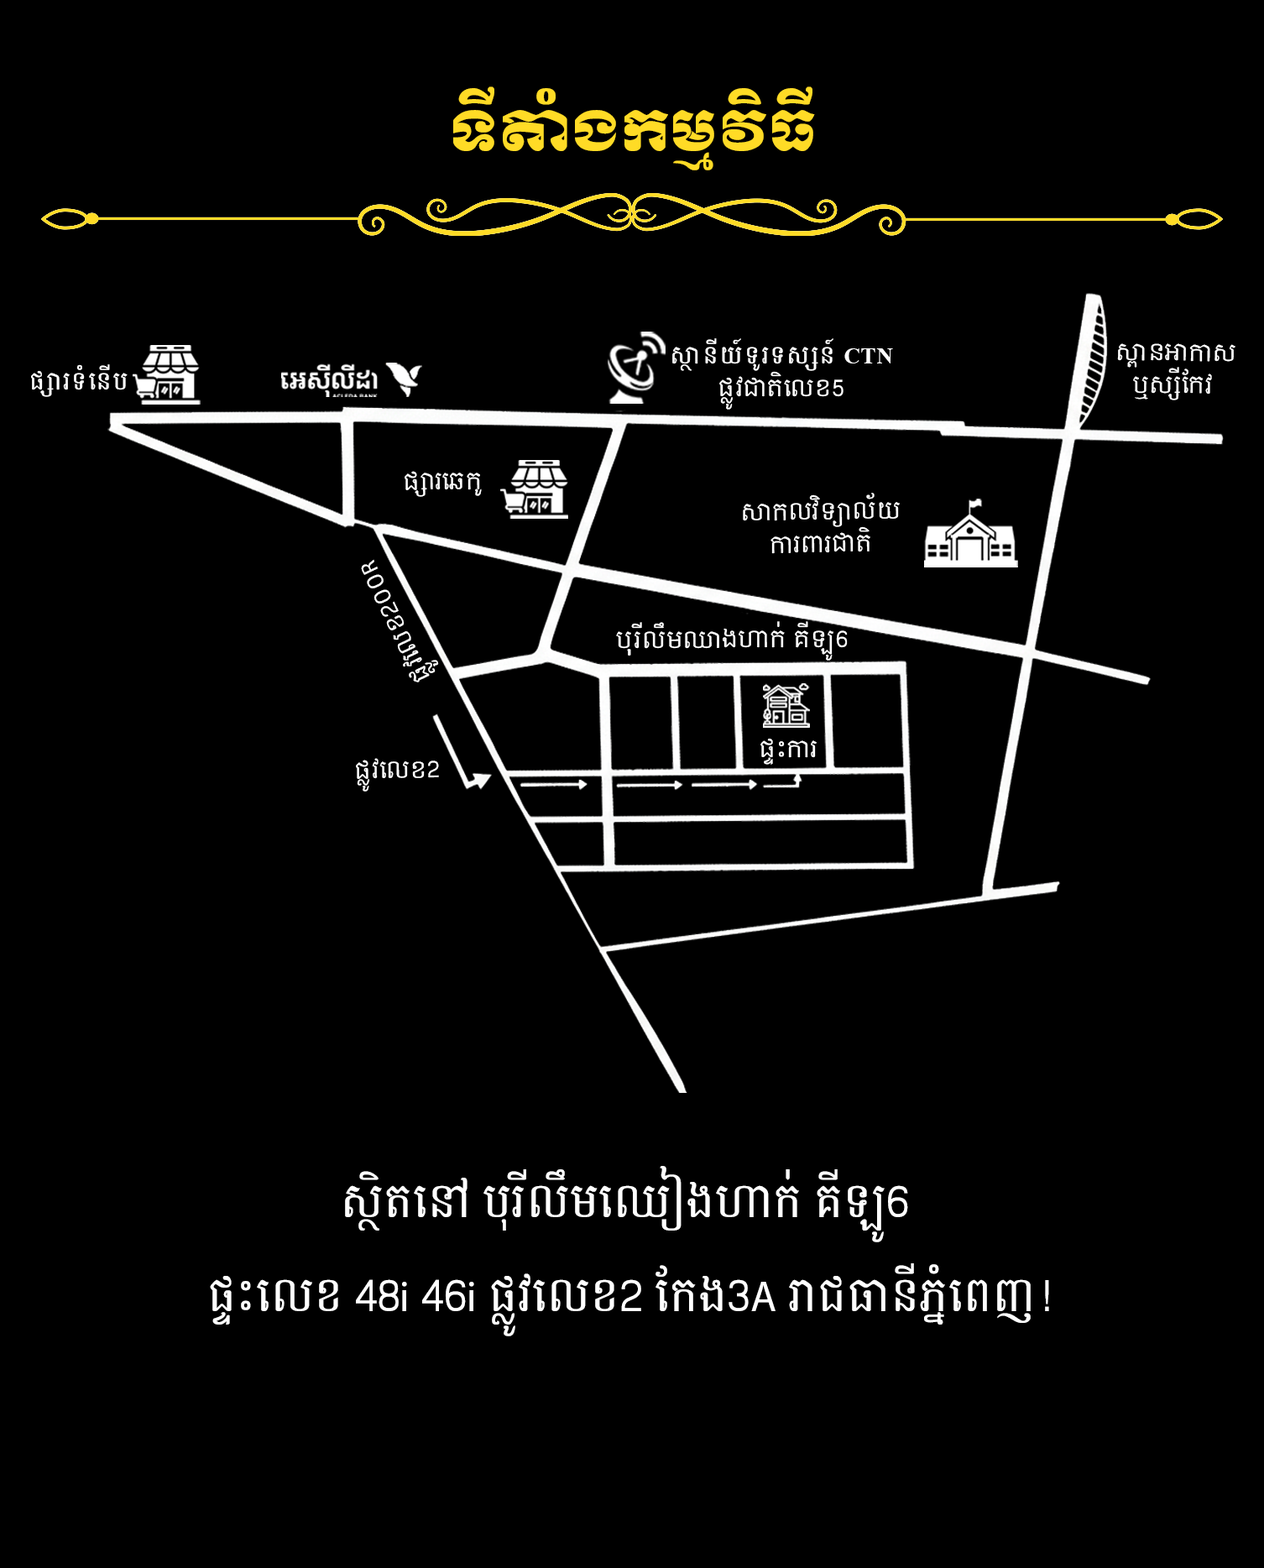
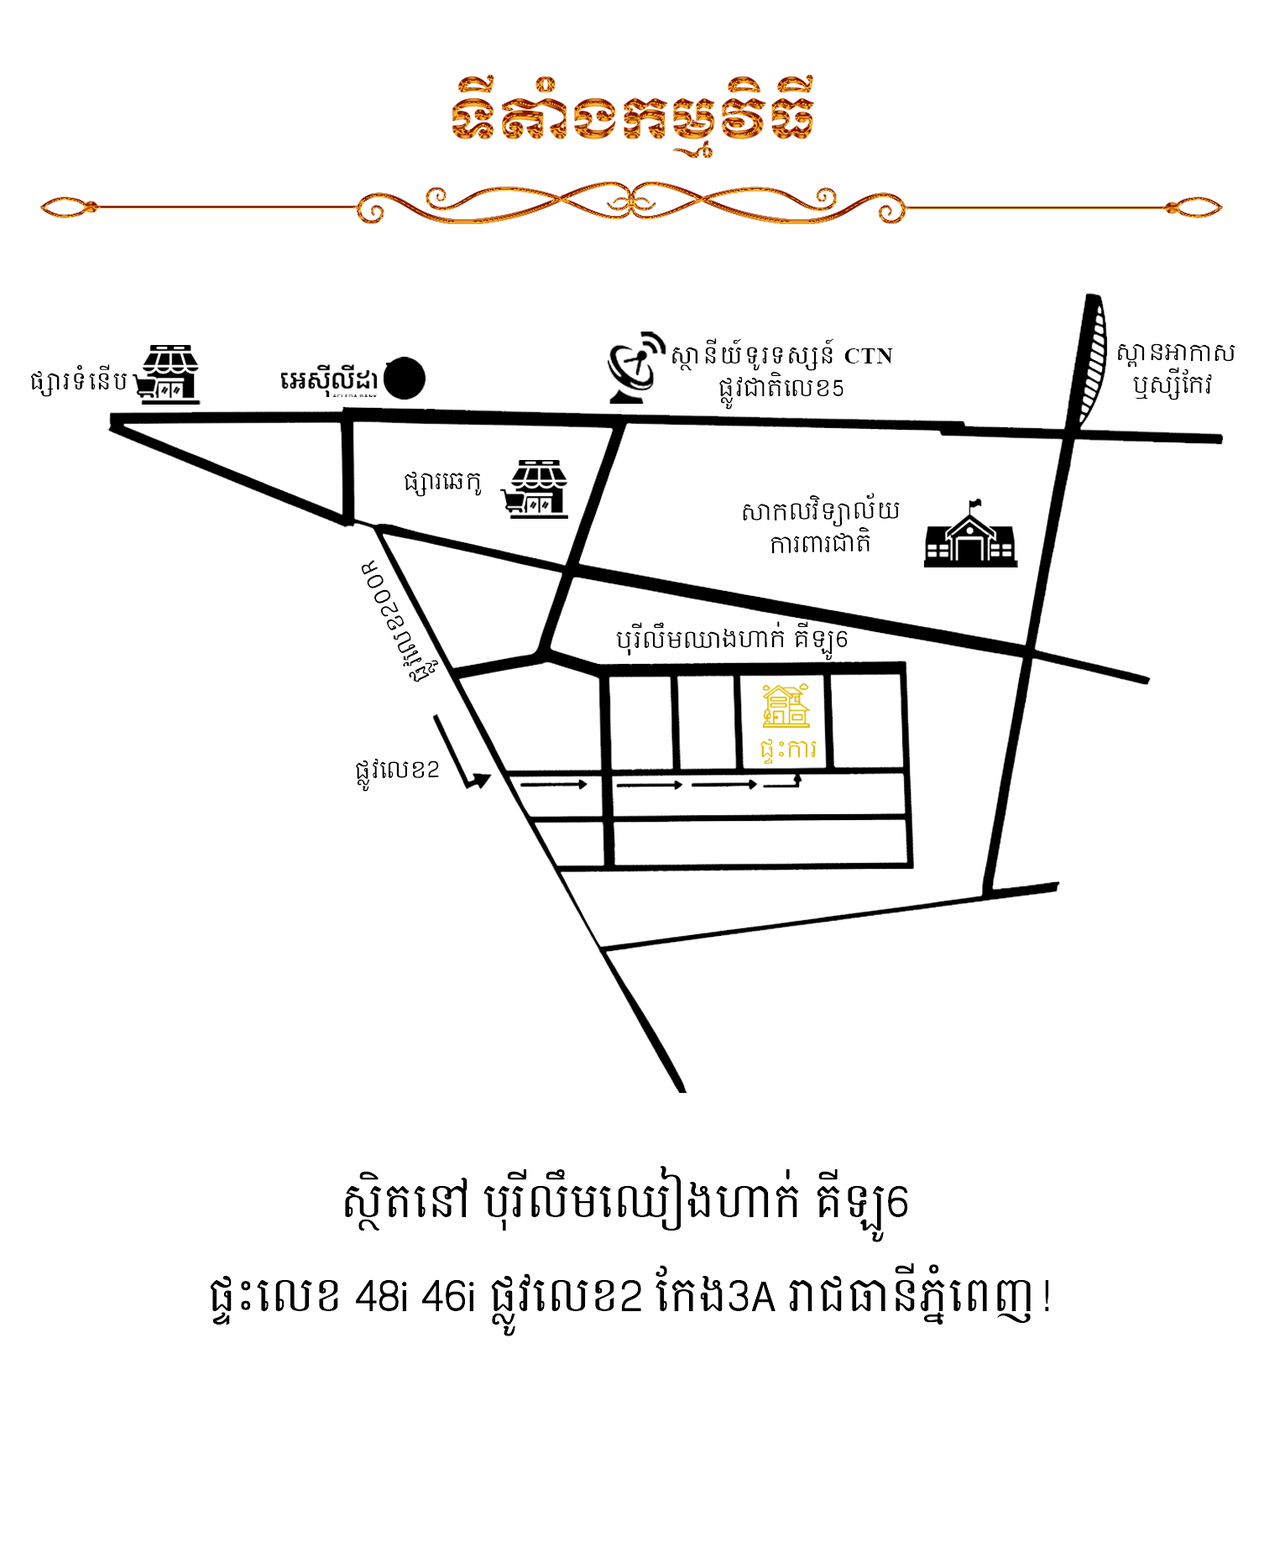
Layered file, before and after one edit (1264px x 1568px). Changes by layer:
painted on "ស្ថិតនៅ បុរីលឹមឈៀងហាក់ គីឡូ6 ផ្ទះលេខ 48i 46i ផ្ល" over bbox(209, 1165, 1050, 1337)
added layer "Layer 13" above "tittle" over bbox(40, 74, 1224, 225)
moved "line" (2nd of 2, in "tittle") into group "tittle" over bbox(41, 193, 1224, 236)
moved "ទីតាំងកម្មវិធី" into group "tittle" over bbox(453, 86, 816, 171)
moved "ផ្ទះការ" out of group "Group 1", painted on it over bbox(760, 737, 817, 765)
renamed "Layer 12" to "home", moved it out of group "Group 1" over bbox(763, 683, 811, 728)
hid "Layer 2", painted on it over bbox(0, 0, 1264, 1568)